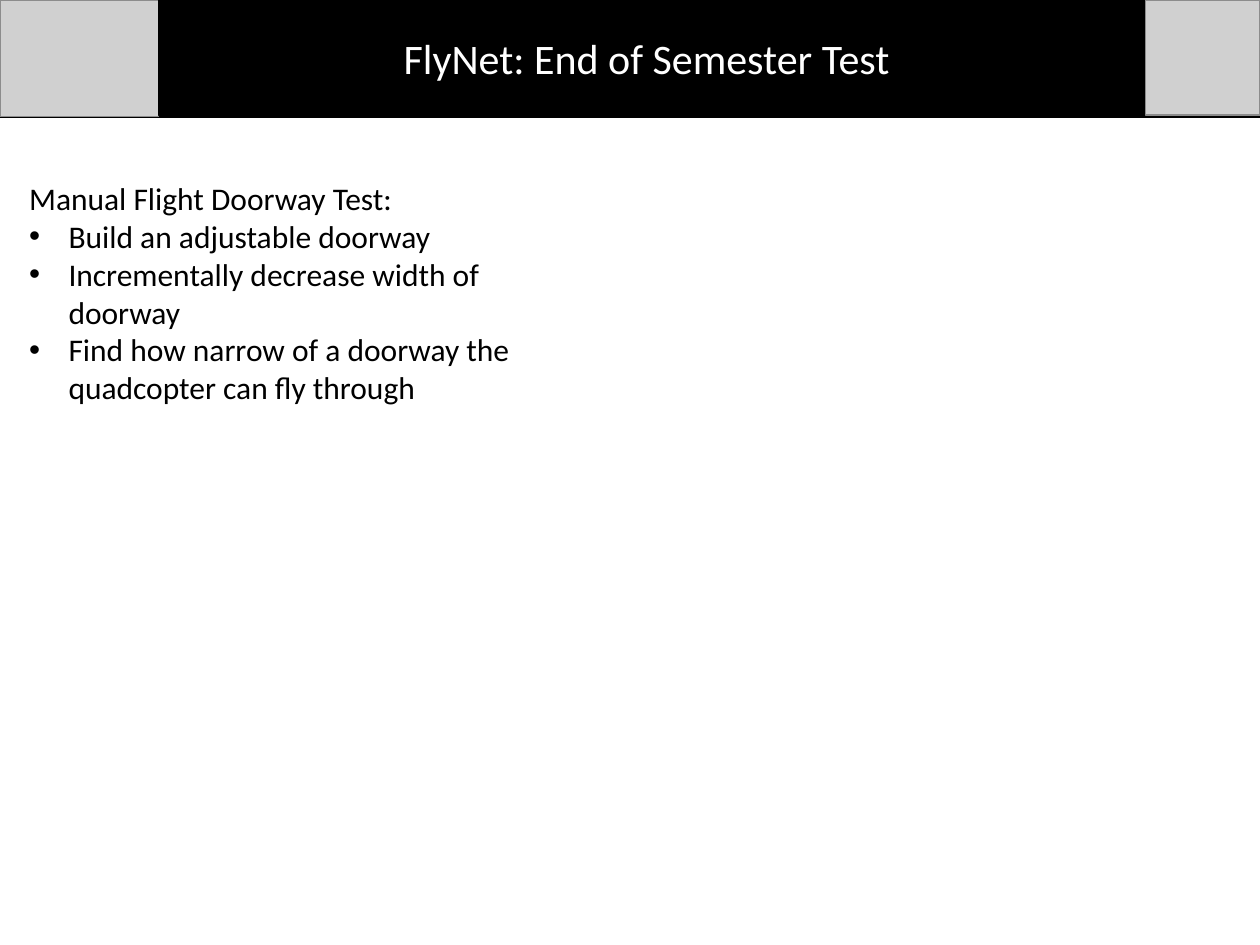
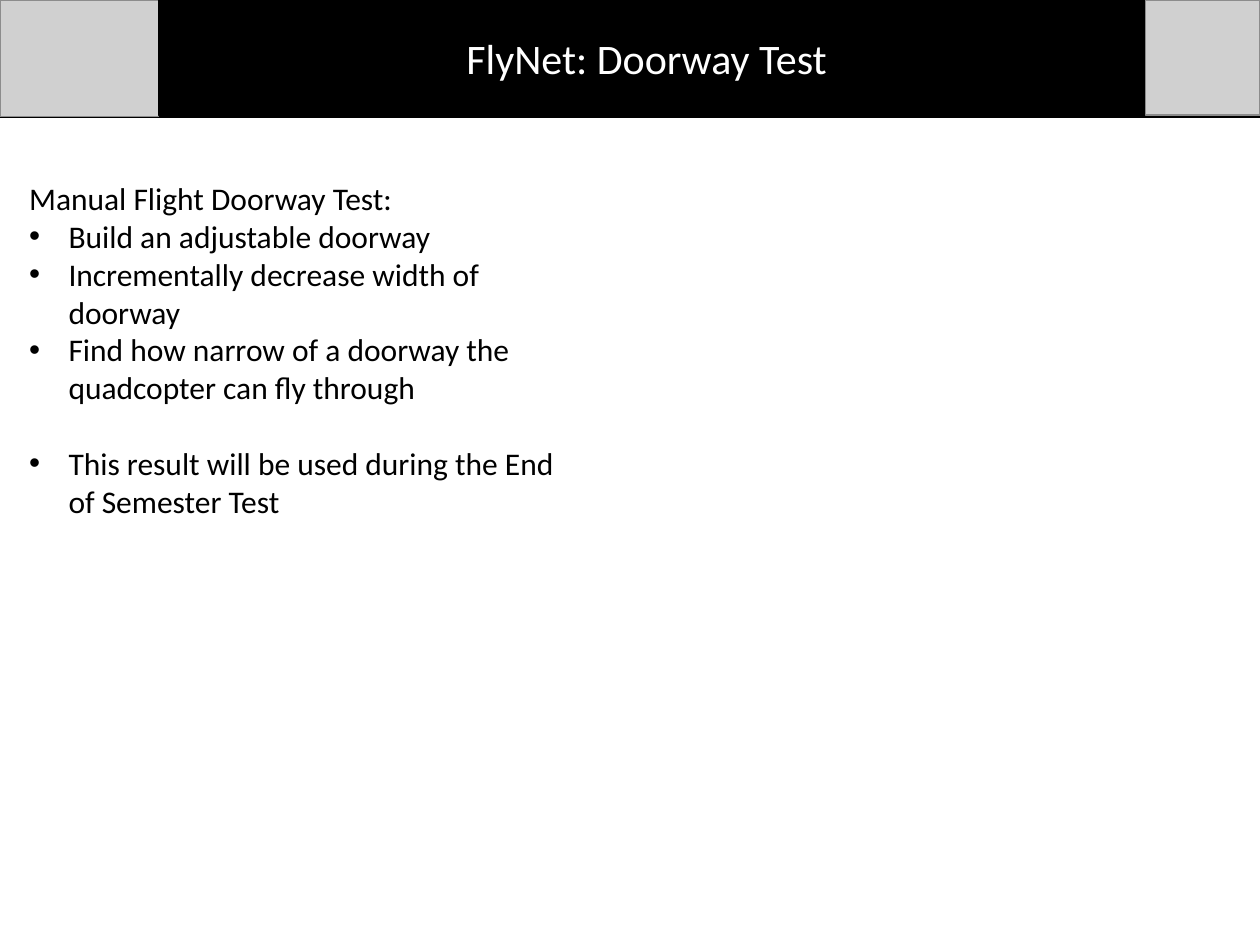
Before and after one commit to dtbinh/FlyNet, a slide deck: slide 4 of Presentations/Mid Semester Review/Individual_Slides/Matt/Busby_Slides.pptx. Drawn at 1260x945 pixels with LibreOffice and Linux fonts; fonts in the diff are those of the drawing; grey boxes stand for pictures. Boxes give left, top, right and bottom in pixels: in the first picture for what was removed or moved away, otherwise in the second. Text is boxed around its words. In the diff, an @@ line names an element or a change of style, - is before the commit and + after.

```diff
--- a/Presentations/Mid Semester Review/Individual_Slides/Matt/Busby_Slides.pptx
+++ b/Presentations/Mid Semester Review/Individual_Slides/Matt/Busby_Slides.pptx
@@ text at (x1=466, y1=44, x2=827, y2=81): text changed @@
-FlyNet: End of Semester Test
+FlyNet: Doorway Test
@@ text at (x1=69, y1=453, x2=553, y2=514): paragraph added @@
+• This result will be used during the End of Semester Test
```
Also in this commit, not shown: 1 other slide changed.
